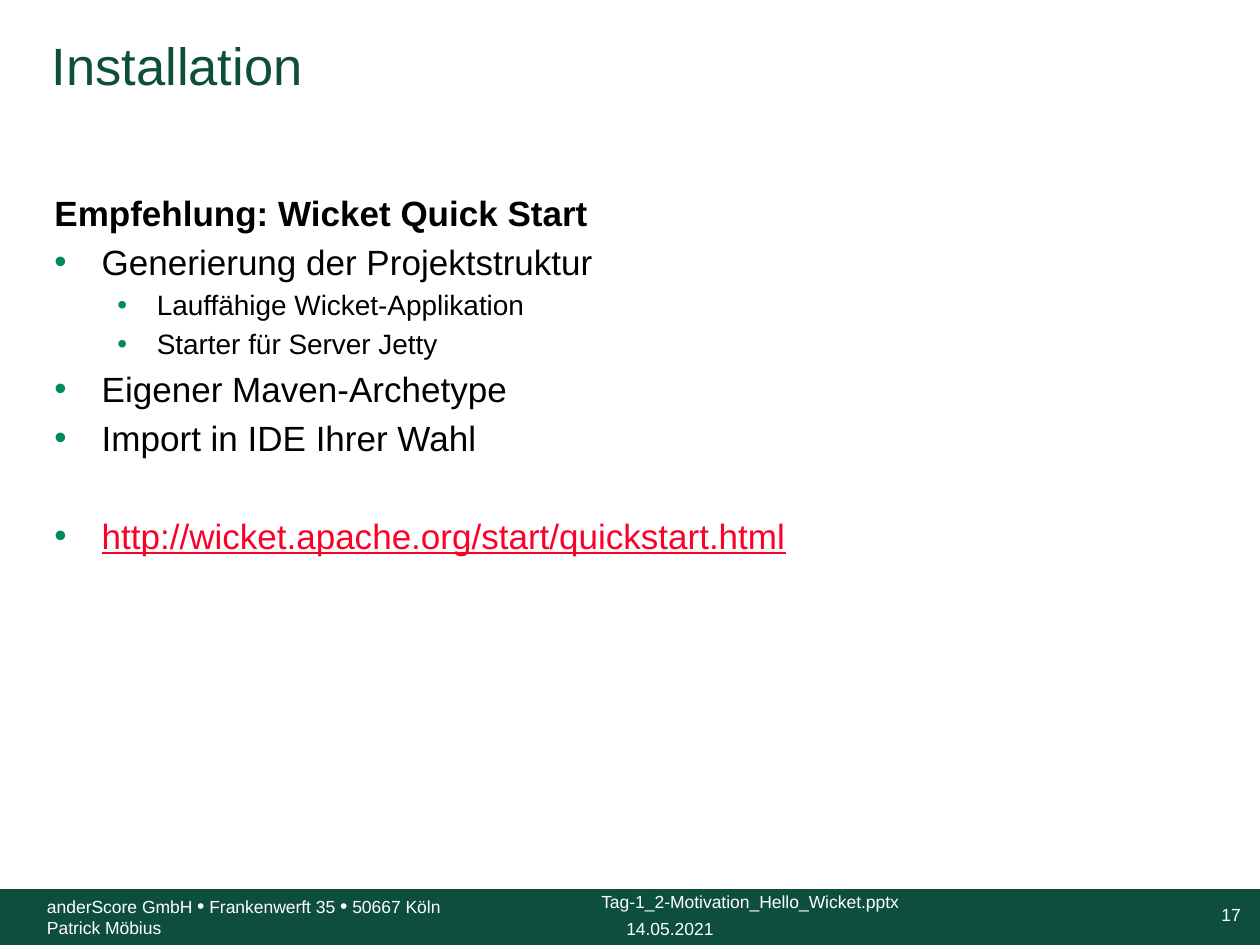
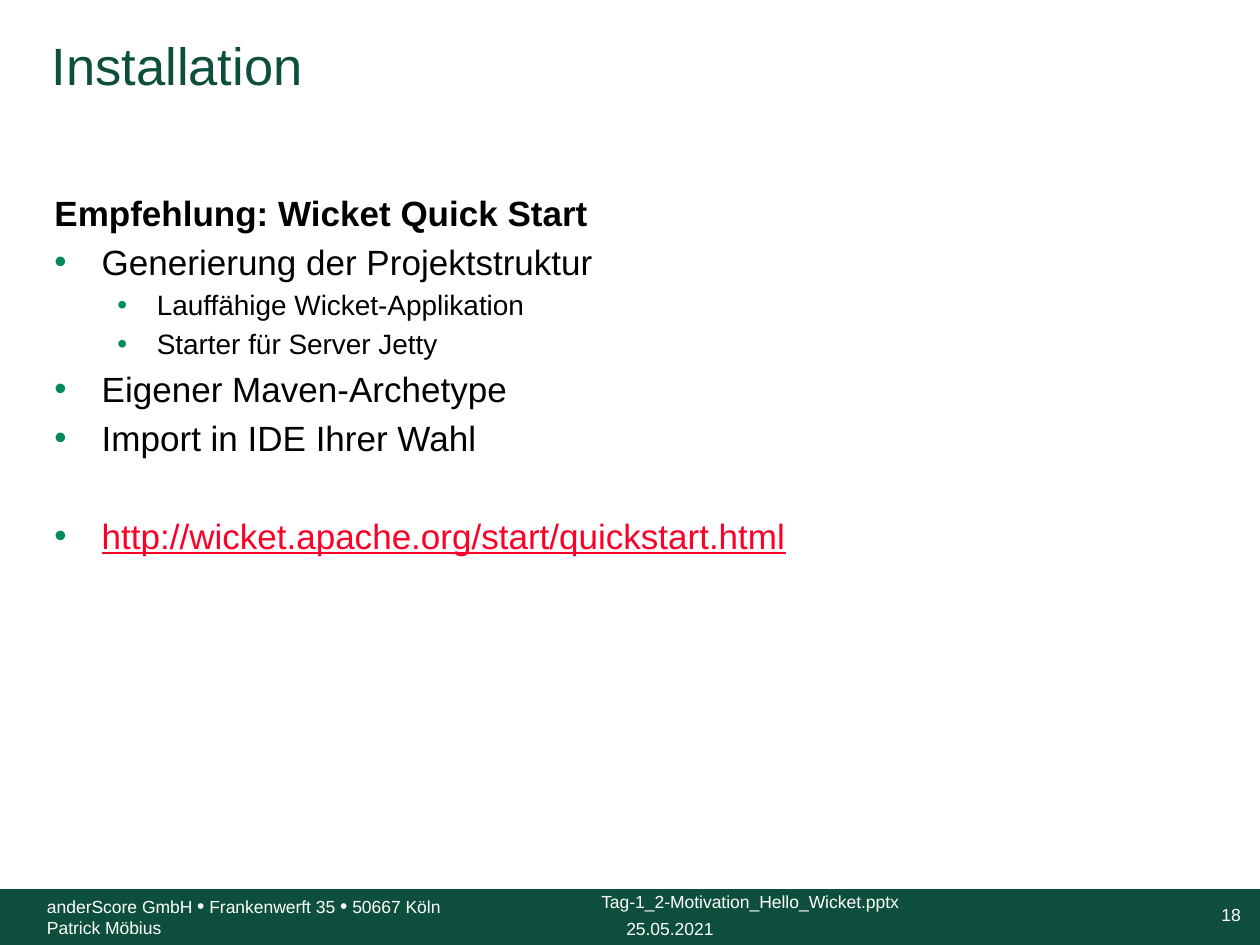
Before and after one commit to anderscore-gmbh/wicket-training, a slide deck: slide 18 of slides/Tag-1_2-Motivation_Hello_Wicket.pptx (slide 17 before the commit). Drawn at 1260x945 pixels with LibreOffice and Linux fonts; fonts in the diff are those of the drawing; background and template pictures are left out. Boxes give left, top, right and bottom in pixels: in the first picture for what was removed or moved away, otherwise in the second. Text is boxed around its words. In the diff, an @@ line names an element or a change of style, - is before the commit and + after.

```diff
--- a/slides/Tag-1_2-Motivation_Hello_Wicket.pptx
+++ b/slides/Tag-1_2-Motivation_Hello_Wicket.pptx
@@ text at (x1=626, y1=922, x2=713, y2=935): text changed @@
-14.05.2021
+25.05.2021
@@ page number at (x1=1221, y1=909, x2=1240, y2=921): text changed @@
-17
+18
```
Also in this commit, not shown: 24 other slides changed, 1 slide added, 8 other files.
